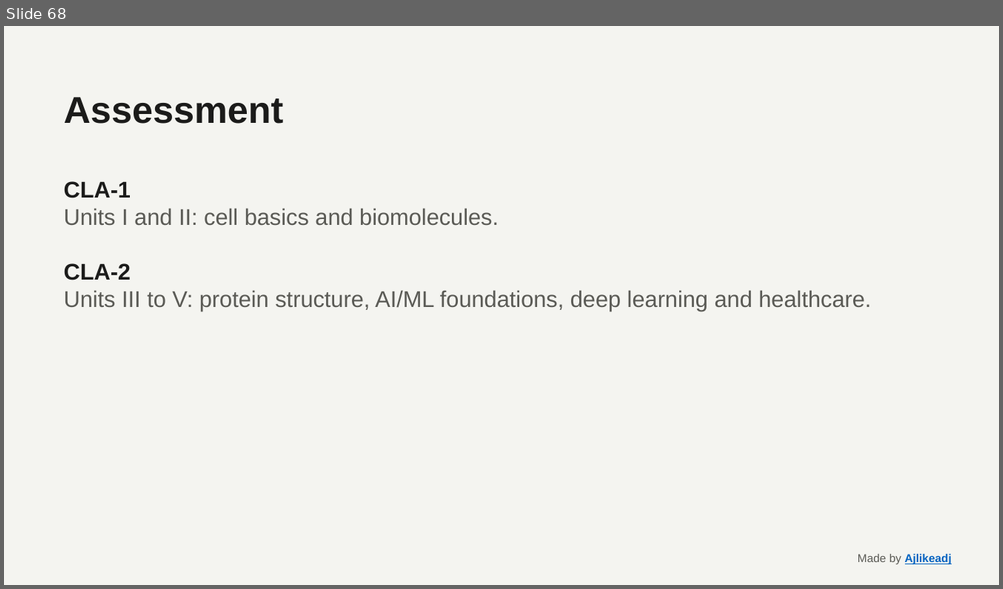
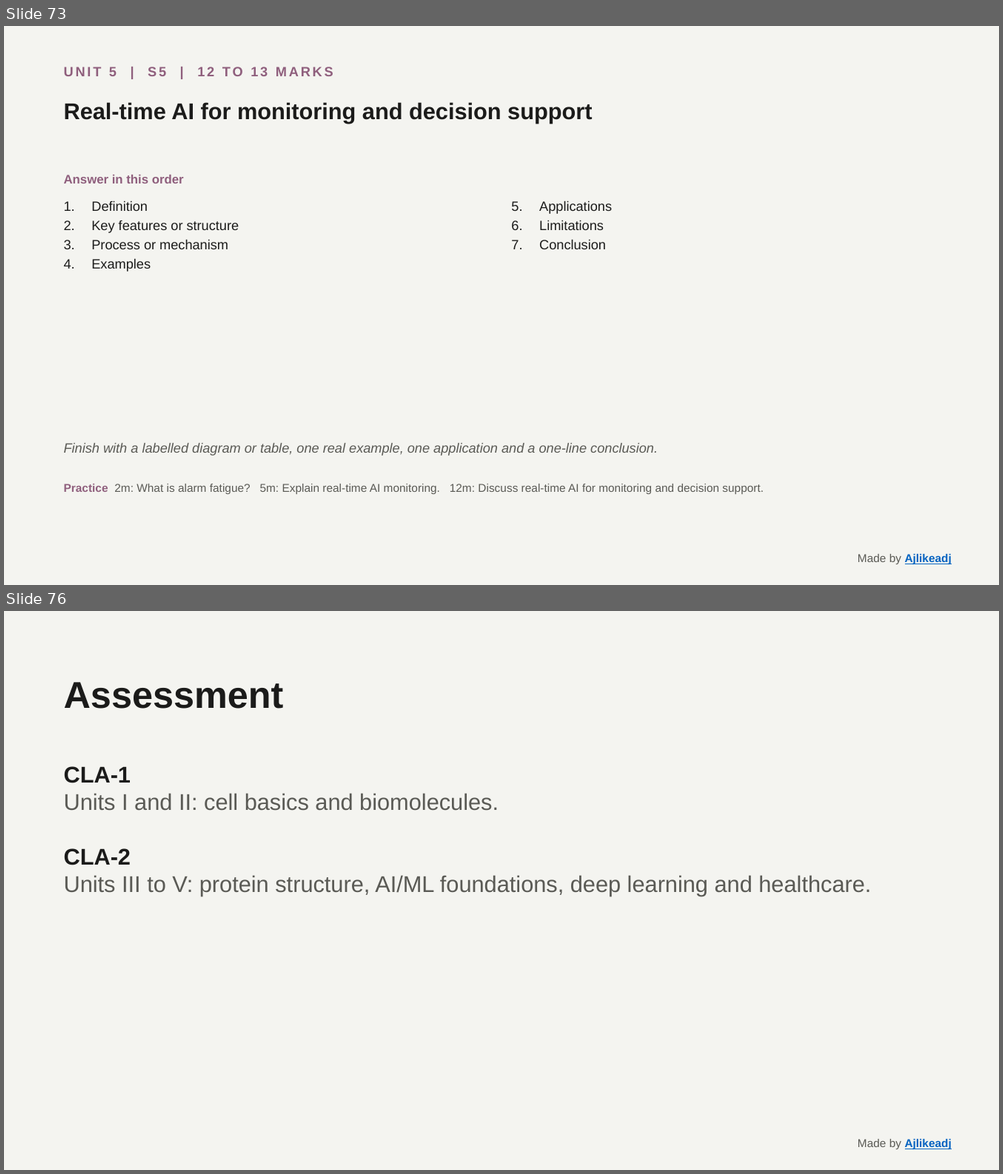
Before and after one commit to Ajlikeadj/Bio, a slide deck: CompBio-slides.pptx. Shown one above the other, each under a label of ours: slide 68 before the commit, slides 73 and 76 after it; the slides between them are not shown. The pictures are 1003x589 and 1003x1174 pixels, drawn with LibreOffice and Linux fonts; fonts in the diff are those of the drawing. Boxes give left, top, right and bottom in pixels: in the first picture for what was removed or moved away, otherwise in the second. Text is boxed around its words. In the diff, an @@ line names an element or a change of style, - is before the commit and + after.

```diff
--- a/CompBio-slides.pptx
+++ b/CompBio-slides.pptx
@@ slide 73 added at <box>4,26,999,585</box>, background #F4F4F0 @@
@@ text added at <box>64,67,333,76</box>, 13 pt, text #8F5F7D, bold @@
+UNIT 5 | S5 | 12 TO 13 MARKS
@@ text added at <box>64,102,592,124</box>, 22 pt, text #1B1B1A, bold @@
+Real-time AI for monitoring and decision support
@@ text added at <box>64,175,184,184</box>, 12 pt, text #8F5F7D, bold @@
+Answer in this order
@@ text added at <box>91,201,239,272</box>, 13 pt, text #1B1B1A @@
+1. Definition
+2. Key features or structure
+3. Process or mechanism
+4. Examples
@@ text added at <box>539,201,612,249</box>, 13 pt, text #1B1B1A @@
+5. Applications
+6. Limitations
+7. Conclusion
@@ text added at <box>64,443,657,456</box>, 13 pt, text #5A5A55, italic @@
+Finish with a labelled diagram or table, one real example, one application and a one-line conclusion.
@@ text added at <box>64,484,763,494</box>, 11 pt, text #5A5A55 @@
+Practice 2m: What is alarm fatigue? 5m: Explain real-time AI monitoring. 12m: Discuss real-time AI for monitoring and decision support.
@@ text added at <box>857,554,951,565</box>, 11 pt, text #0563C1, bold, underline @@
+Made by Ajlikeadj
@@ what was slide 68 is now slide 76 @@
```
Also in this commit, not shown: 1 slide changed, 67 other slides added, 60 slides removed, 10 other files.
